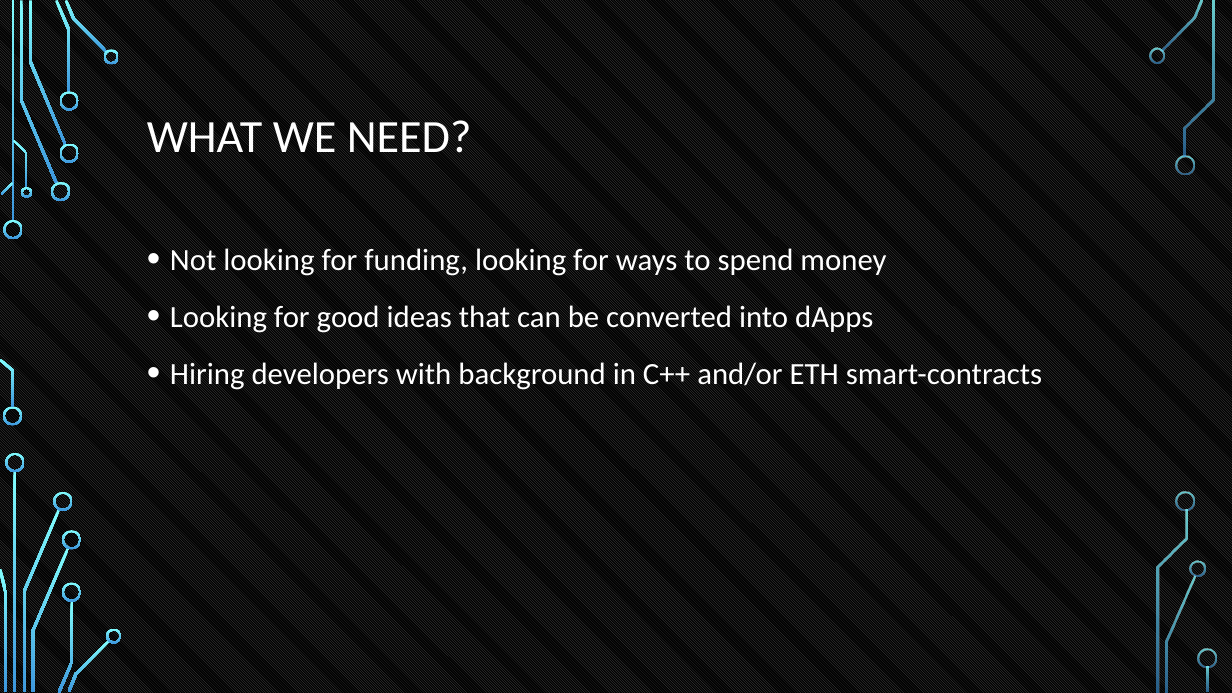
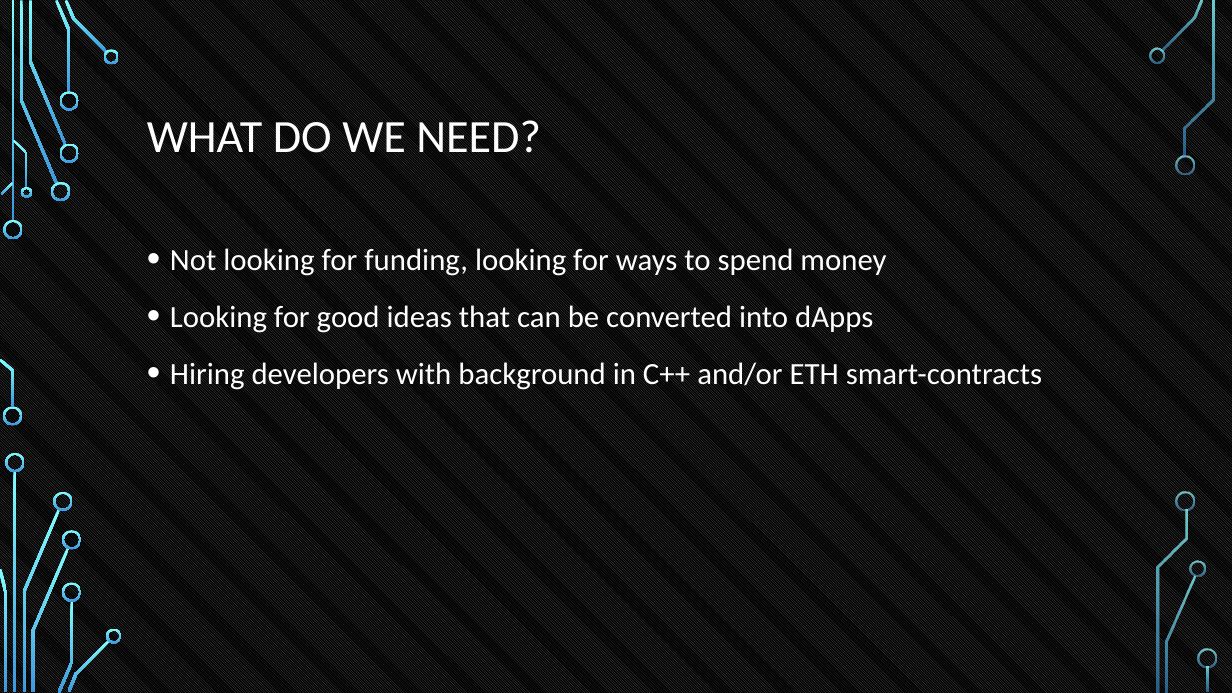
Before and after one commit to tokenika/tokenika.github.io, a slide deck: slide 48 of WarsawBlock.pptx. Drawn at 1232x693 pixels with LibreOffice and Linux fonts; fonts in the diff are those of the drawing; background and template pictures are left out. Boxes give left, top, right and bottom in pixels: in the first picture for what was removed or moved away, otherwise in the second. Text is boxed around its words. In the diff, an @@ line names an element or a change of style, - is before the commit and + after.

```diff
--- a/WarsawBlock.pptx
+++ b/WarsawBlock.pptx
@@ title at bbox=[147, 120, 541, 153]: text changed @@
-WHAT WE NEED?
+WHAT DO WE NEED?
```
Also in this commit, not shown: 1 other slide changed, 1 other file.
